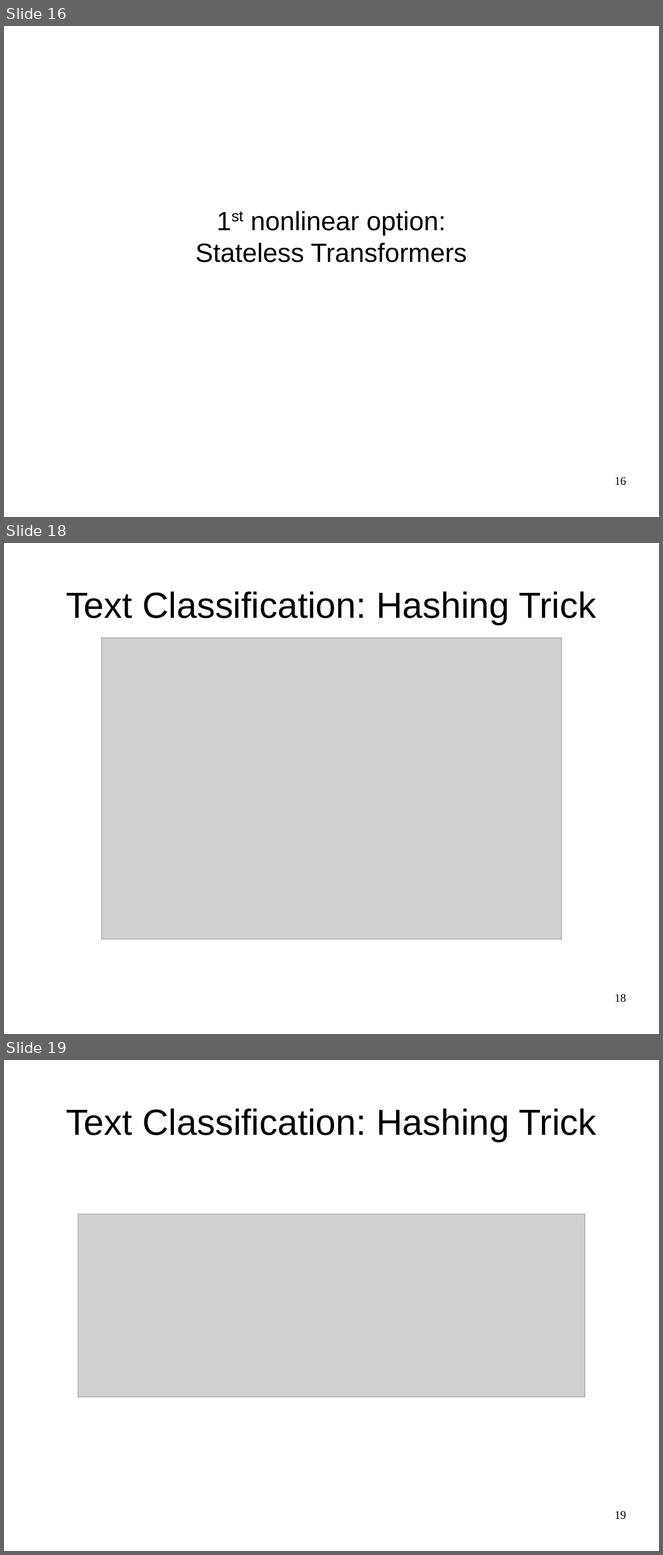
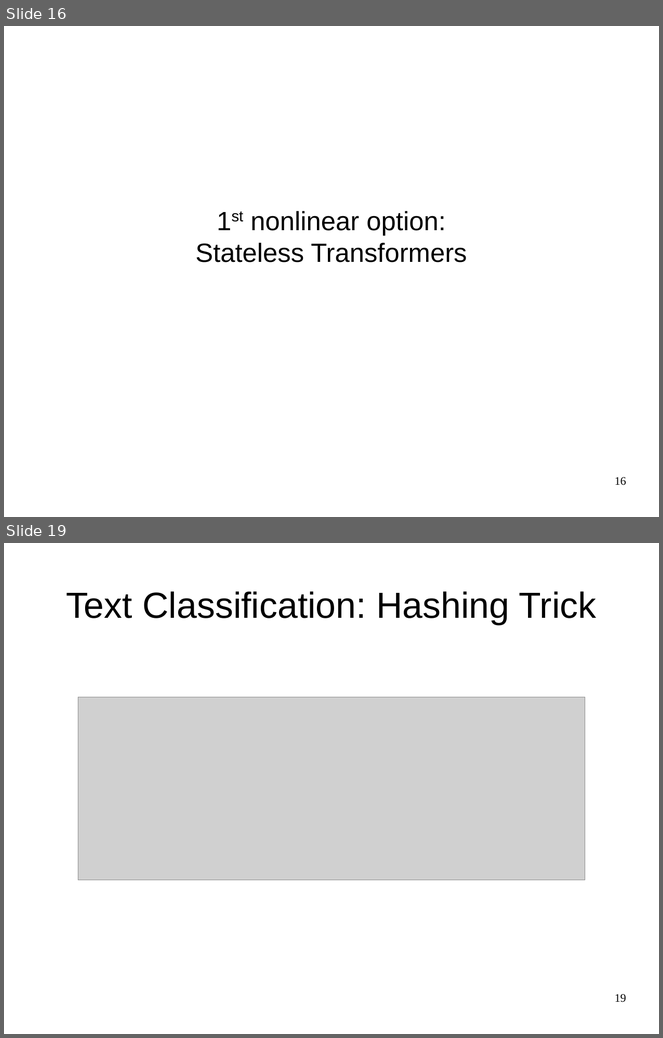
Before and after one commit to amueller/talks_odt, a slide deck: large-scale-non-linear-learning-pygotham-2015.odp. Shown one above the other, each under a label of ours: slides 16, 18 and 19 before the commit, slides 16 and 19 after it; the slides between them are not shown. The pictures are 663x1555 and 663x1038 pixels, drawn with LibreOffice and Linux fonts; fonts in the diff are those of the drawing; grey boxes stand for pictures. Boxes give left, top, right and bottom in pixels: in the first picture for what was removed or moved away, otherwise in the second. Text is boxed around its words. In the diff, an @@ line names an element or a change of style, - is before the commit and + after.

```diff
--- a/large-scale-non-linear-learning-pygotham-2015.odp
+++ b/large-scale-non-linear-learning-pygotham-2015.odp
@@ slide 18 removed at bbox=[4, 543, 659, 1034], background #FFFFFF @@
@@ title removed at bbox=[66, 591, 597, 625] @@
-Text Classification: Hashing Trick
@@ picture removed at bbox=[102, 638, 561, 940] @@
@@ page number removed at bbox=[615, 994, 626, 1003] @@
-18
```
Also in this commit, not shown: 1 slide changed, 3 slides added, 1 other slide removed.
